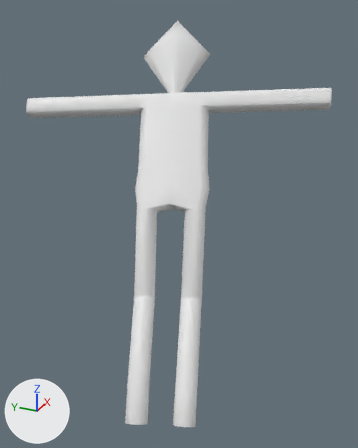
The FBX model ActionGame/Resources/Model/Enemy/Mokuzin/Mokuzin_02.fbx, before and after one commit.
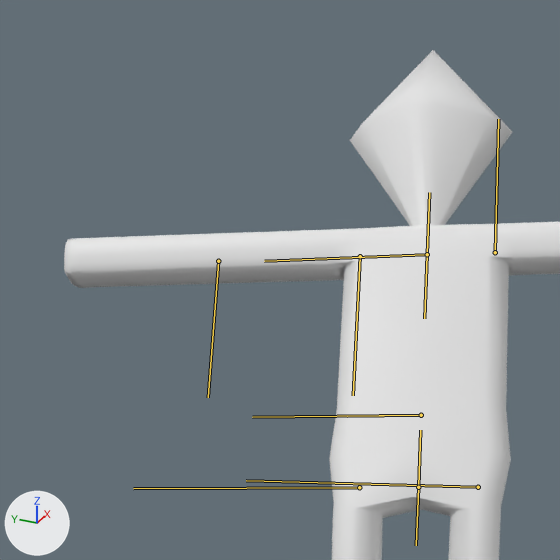
Each version is shown whole from a camera (50 mm lens) standing at (-8.62, -4.91, 10.56) and looking at (3.43, 0.52, 4.53), then close up on the part from 0% to 64% of the width and 0% to 51% of the height. The axes (+X, +Y, +Z) are drawn at lower left. The lights are the same throughout. Both versions are drawn at frame 1 of the action 'アーマチュア|LightAction'; the numbers are the values there. The bones that bend it are drawn over the model as lines in the close-ups.

The first close-up shows '円柱'.
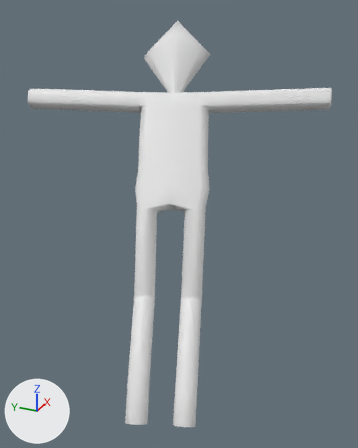
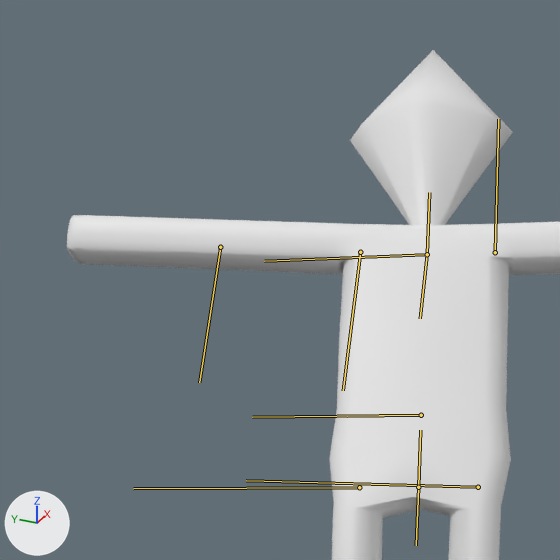
Pixel boxes [x1, y1, x2, y2] of what changed, in the close-ups (560 x 560 px):
```json
{"object": "円柱", "change": "posed", "before": [64, 50, 560, 560], "after": [67, 50, 560, 560]}
{"bone": "Bone_L", "before": "(427, 254) to (424, 318)", "after": "(427, 254) to (420, 318)"}
```

Edits to the scene script, one JSON object a line:
```json
{"block": "bone_bone_l", "where": "bone_bone_l = bpy.data.objects['アーマチュア'].pose.bones['Bone_L']  # child of 'Bone'"}
{"op": "set", "path": "bone_bone_l.rotation_quaternion", "old": "(1.0, 0.0, 0.0, 0.0)", "new": "(0.999, 0.0, 0.0, 0.036)", "note": "degrees (0, 0, 0) -> degrees (0, 0, 4)"}
```
